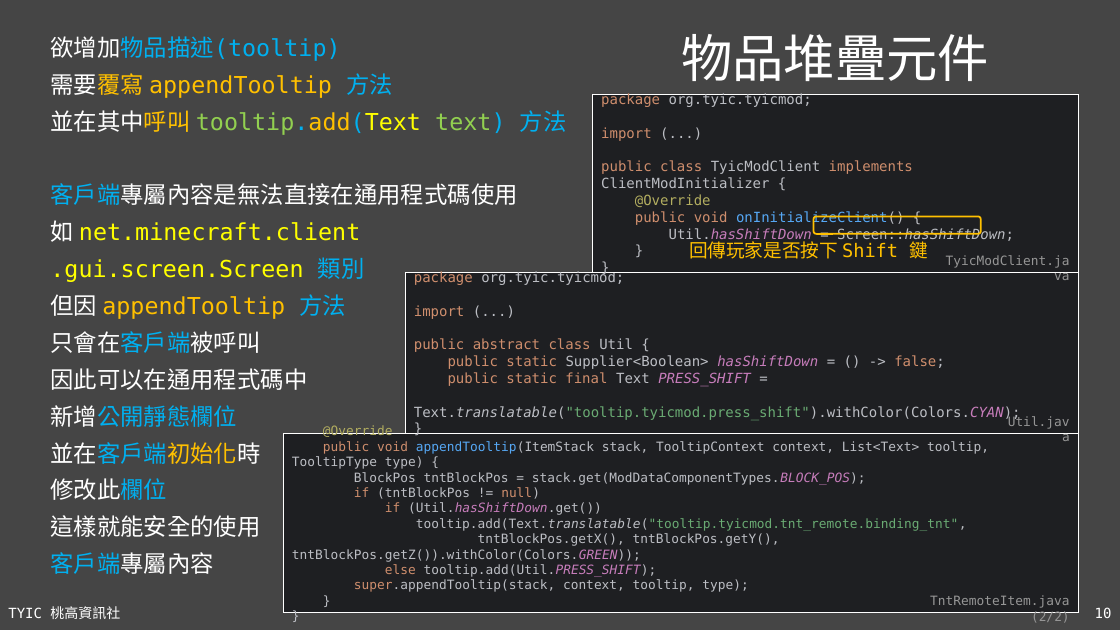
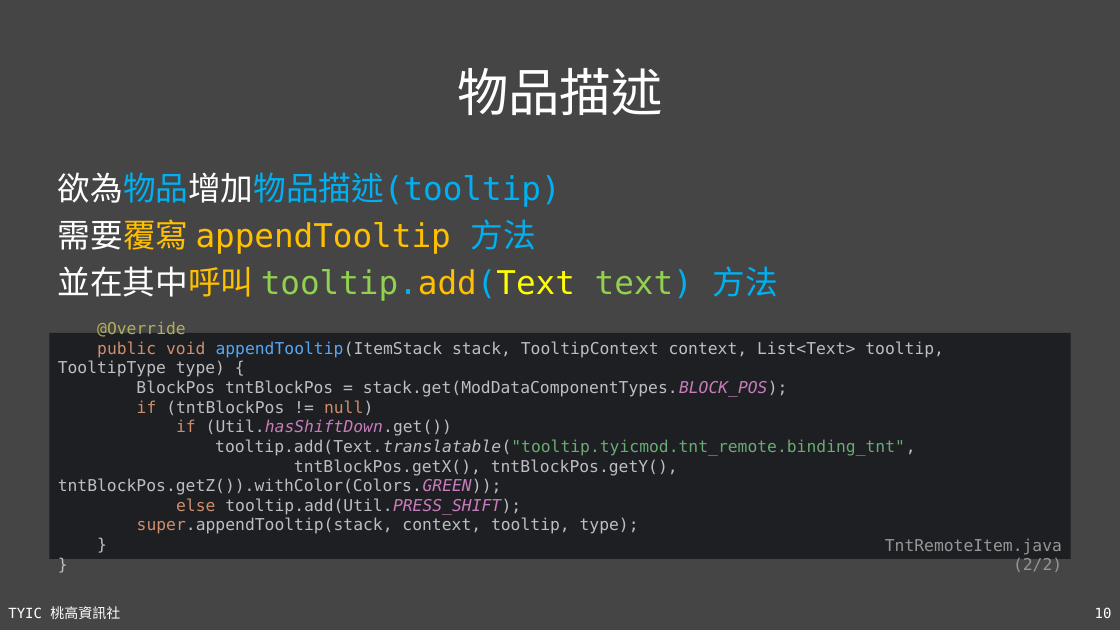
Before and after one commit to TYSHIC/slides, a slide deck: slide 10 of ppt/54_Java 專案：NBT.pptx. Drawn at 1120x630 pixels with LibreOffice and Linux fonts; fonts in the diff are those of the drawing. Boxes give left, top, right and bottom in pixels: in the first picture for what was removed or moved away, otherwise in the second. Text is boxed around its words. In the diff, an @@ line names an element or a change of style, - is before the commit and + after.

```diff
--- a/ppt/54_Java 專案：NBT.pptx
+++ b/ppt/54_Java 專案：NBT.pptx
@@ text removed at bbox=[50, 36, 567, 574] @@
-欲增加物品描述(tooltip)
-需要覆寫 appendTooltip 方法
-並在其中呼叫 tooltip.add(Text text) 方法
-客戶端專屬內容是無法直接在通用程式碼使用
-如 net.minecraft.client
-.gui.screen.Screen 類別
-但因 appendTooltip 方法
-只會在客戶端被呼叫
-因此可以在通用程式碼中
-新增公開靜態欄位
-並在客戶端初始化時
-修改此欄位
-這樣就能安全的使用
-客戶端專屬內容
@@ title removed at bbox=[681, 34, 989, 81] @@
-物品堆疊元件
@@ title added at bbox=[457, 68, 662, 115], 44 pt, text #FFFFFF @@
+物品描述
@@ rectangle removed at bbox=[593, 94, 1079, 272] @@
-package org.tyic.tyicmod;
-import (...)
-public class TyicModClient implements ClientModInitializer {
-@Override
-public void onInitializeClient() {
-Util.hasShiftDown = Screen::hasShiftDown;
-}
-}
@@ text added at bbox=[58, 172, 778, 301], 28 pt, text #00B0F0 @@
+欲為物品增加物品描述(tooltip)
+需要覆寫 appendTooltip 方法
+並在其中呼叫 tooltip.add(Text text) 方法
@@ text removed at bbox=[689, 238, 928, 259] @@
-回傳玩家是否按下 Shift 鍵
@@ rounded rectangle removed at bbox=[813, 217, 981, 234] @@
@@ text removed at bbox=[946, 255, 1070, 268] @@
-TyicModClient.java
@@ rectangle removed at bbox=[406, 272, 1079, 434] @@
-package org.tyic.tyicmod;
-import (...)
-public abstract class Util {
-public static Supplier<Boolean> hasShiftDown = () -> false;
-public static final Text PRESS_SHIFT =
-Text.translatable("tooltip.tyicmod.press_shift").withColor(Colors.CYAN);
-}
@@ rectangle "@Override public void appendTooltip(ItemStack stack, ...": place and size @@
-rectangle "@Override public void appendTooltip(ItemStack stack, ..." at bbox=[284, 434, 1079, 613]
+rectangle "@Override public void appendTooltip(ItemStack stack, ..." at bbox=[50, 333, 1071, 559]
@@ rectangle "@Override public void appendTooltip(ItemStack stack, ..." at bbox=[50, 333, 1071, 559]: size 11 to 14 pt; outline #FFFFFF 0.75 pt to none @@
@@ text removed at bbox=[1008, 415, 1070, 429] @@
-Util.java
@@ text "TntRemoteItem.java (2/2)": place and size @@
-text "TntRemoteItem.java (2/2)" at bbox=[930, 595, 1070, 623]
+text "TntRemoteItem.java (2/2)" at bbox=[885, 539, 1062, 572]
@@ text "TntRemoteItem.java (2/2)" at bbox=[885, 539, 1062, 572]: size 11 to 14 pt @@
```
Also in this commit, not shown: 3 other slides changed, 12 slides added, 45 other files.
